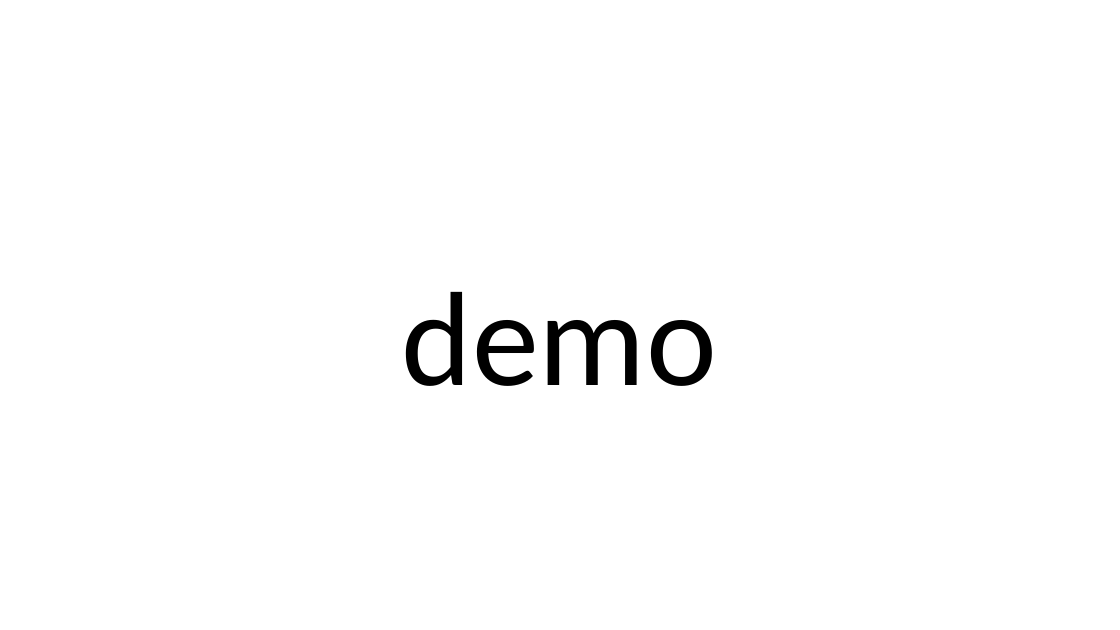
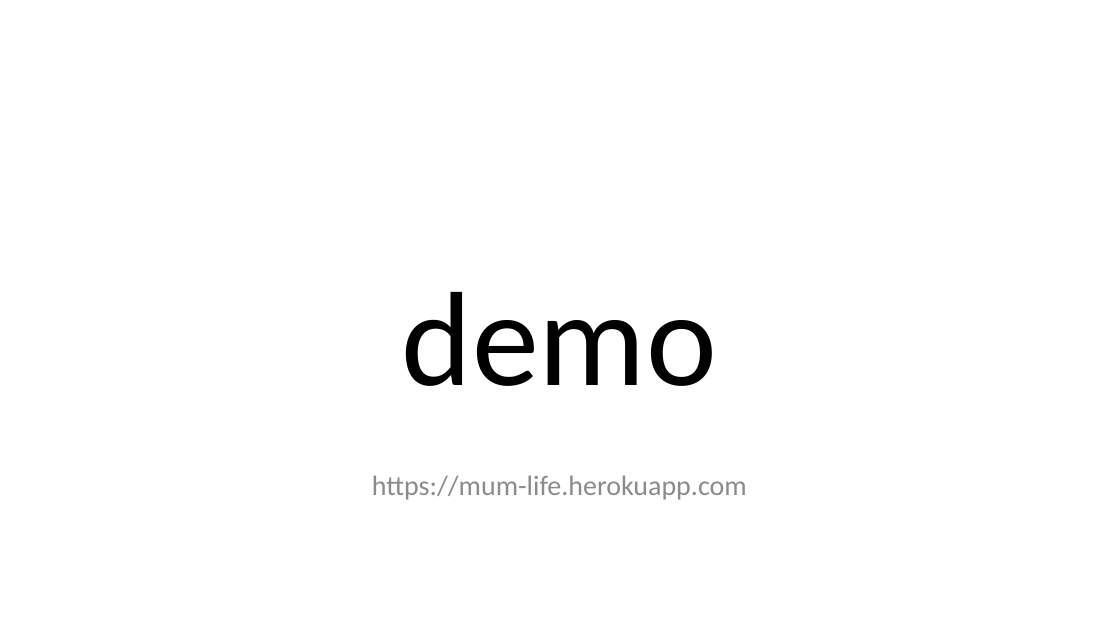
Before and after one commit to jonathangetachew/MUMLife, a slide deck: slide 9 of docs/Slides/Team 1 - Final Presentation - MUMLife.pptx. Drawn at 1120x630 pixels with LibreOffice and Linux fonts; fonts in the diff are those of the drawing. Boxes give left, top, right and bottom in pixels: in the first picture for what was removed or moved away, otherwise in the second. Text is boxed around its words. In the diff, an @@ line names an element or a change of style, - is before the commit and + after.

Commit message:
Updated slides to add host link to the demo slide.

```diff
--- a/docs/Slides/Team 1 - Final Presentation - MUMLife.pptx
+++ b/docs/Slides/Team 1 - Final Presentation - MUMLife.pptx
@@ text added at box(372, 475, 747, 500), 24 pt, text #8C8C8C @@
+https://mum-life.herokuapp.com
```
